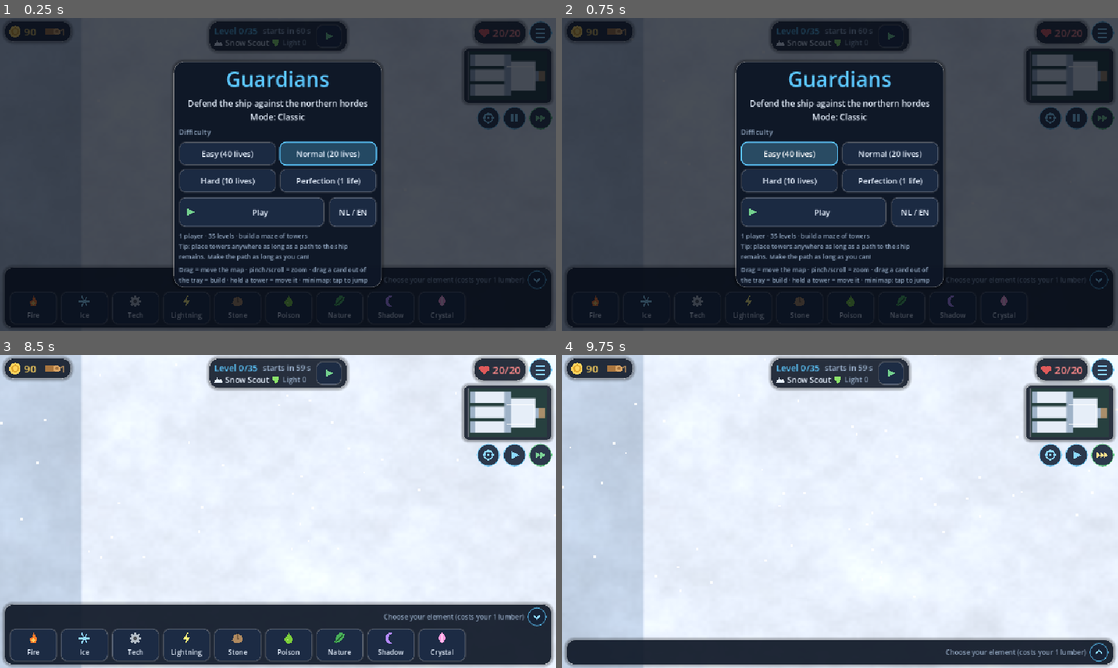
Above: before the commit, frames 1-4 (two rows, left to right).
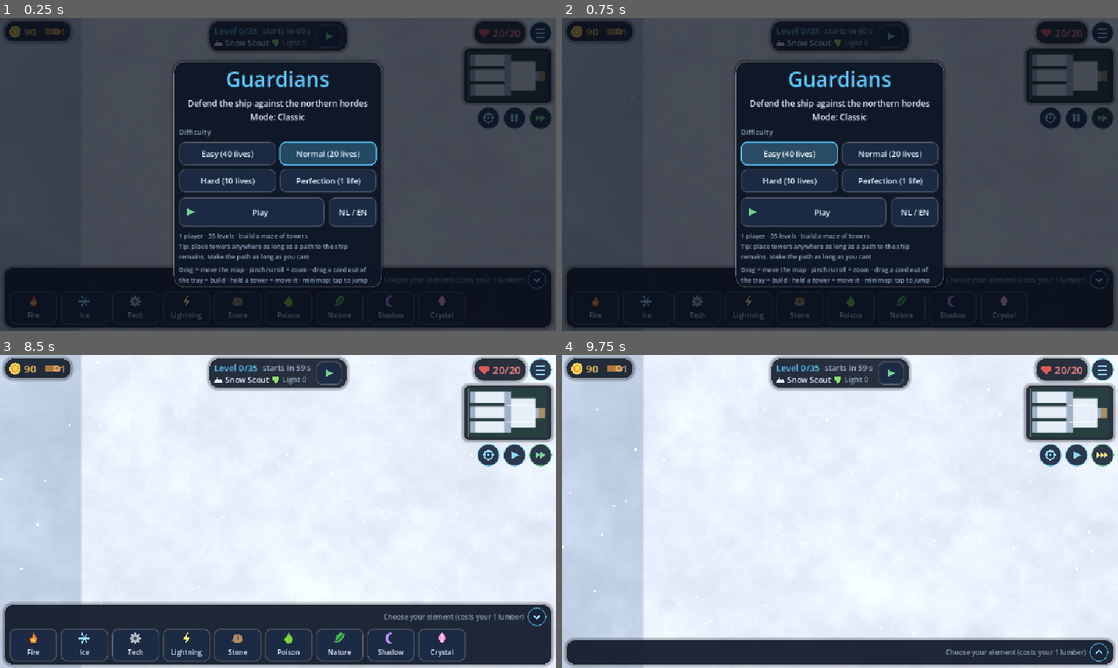
Above: after the commit, the same moments.

Repository: WillemDN/TD
Game: Godot game, scene res://client/main.tscn
Same seed, same stepped clock (60 frames per second), same inputs: the game is played once before the commit and once after it.
Inputs (mouse positions are in pixels of both pictures, inside the frame that each line leads up to):
- Up to frame 1 (0.25 s): no input
- Up to frame 2 (0.75 s): click "Easy (40 lives)" at 0.5 s
- Up to frame 3 (8.5 s): click "Easy (40 lives)" at 1.25 s; click "Normal (20 lives)" at 2 s; click "Normal (20 lives)" at 2.75 s; click "Play" at 3.5 s; click (328, 373) at 4.27 s; click (539, 370) at 5.02 s; click "Restart" at 5.75 s; click "Play" at 6.5 s; click (489, 455) at 7.27 s; click (511, 455) at 8.02 s
- Up to frame 4 (9.75 s): click (1101, 455) at 8.77 s; click (1101, 617) at 9.52 s

The runs differ from the first frame. In frame 3, less than 0.1% of the frame differs, in the area x 0-92%, y 12-69%; in frame 4, less than 0.1%, in the area x 0-92%, y 15-76%.

Commit message:
Lower towers, steeper camera and visible footprint pad so towers no longer look stacked or walked through
Co-Authored-By: Claude Sonnet 5.5 <noreply@anthropic.com>

Diff:
--- a/game/client/models.gd
+++ b/game/client/models.gd
@@ -20,7 +20,7 @@
 }
 
 const TOWER_SCALE := 0.78
-const STACK_Y := 0.72     # vertical squash of the tower stack so rows of towers do not hide each other
+const STACK_Y := 0.42     # vertical squash of the tower stack so rows of towers do not hide each other
 
 # creep id -> [archetype, main colour, accent colour, scale, option]
 const CREEPS := {
@@ -188,23 +188,25 @@
 	var turret := Node3D.new()
 	turret.name = "turret"
 	turret.position.y = y
+	turret.scale = Vector3(1.0, 1.0 / STACK_Y, 1.0)   # the weapon keeps its own proportions
 	stack.add_child(turret)
 	var w := inst(r.weapon)
 	turret.add_child(w)
 	if ultimate:
 		w.scale = Vector3(1.4, 1.4, 1.4)
 	var wy := 0.5
-	_accent(stack, def.element, color, y + wy, tier)
+	_accent(turret, def.element, color, wy, tier)
 	# colour ring on the foot so the element reads from far away
-	var ring := add_mesh(root, cylinder(0.5, 0.5, 0.03, 20), color, Vector3(0, 0.02, 0), Vector3.ZERO, 0.45)
-	ring.name = "ring"
+	# the real build footprint: exactly one tile, so you can see which tiles a tower blocks
+	var pad := add_mesh(root, box(Vector3(0.98, 0.04, 0.98)), color.darkened(0.25), Vector3(0, 0.02, 0), Vector3.ZERO, 0.35)
+	pad.name = "ring"
 	var build := Node3D.new()
 	build.name = "build"
 	build.visible = false
 	root.add_child(build)
 	stack.scale = Vector3(TOWER_SCALE, TOWER_SCALE * STACK_Y, TOWER_SCALE)
 	build.scale = Vector3(TOWER_SCALE, TOWER_SCALE * STACK_Y, TOWER_SCALE)
-	root.set_meta("height", y * TOWER_SCALE * STACK_Y + 0.5)
+	root.set_meta("height", y * TOWER_SCALE * STACK_Y + 0.45)
 	return root
 
 
--- a/game/client/world_view.gd
+++ b/game/client/world_view.gd
@@ -4,7 +4,7 @@
 
 const Models := preload("res://client/models.gd")
 
-const PITCH := 0.96            # camera pitch in radians (55 degrees)
+const PITCH := 1.2             # camera pitch in radians (69 degrees): steep, so tall things do not cover the tile behind them
 const CELL_PX := 8             # terrain texture pixels per grid cell
 const AIR_HEIGHT := 2.1
 const MIN_VIEW_W := 9.0        # closest zoom: tiles visible across the screen
Not shown, changed: docs/design/mobiele-ux-en-visuals.md
